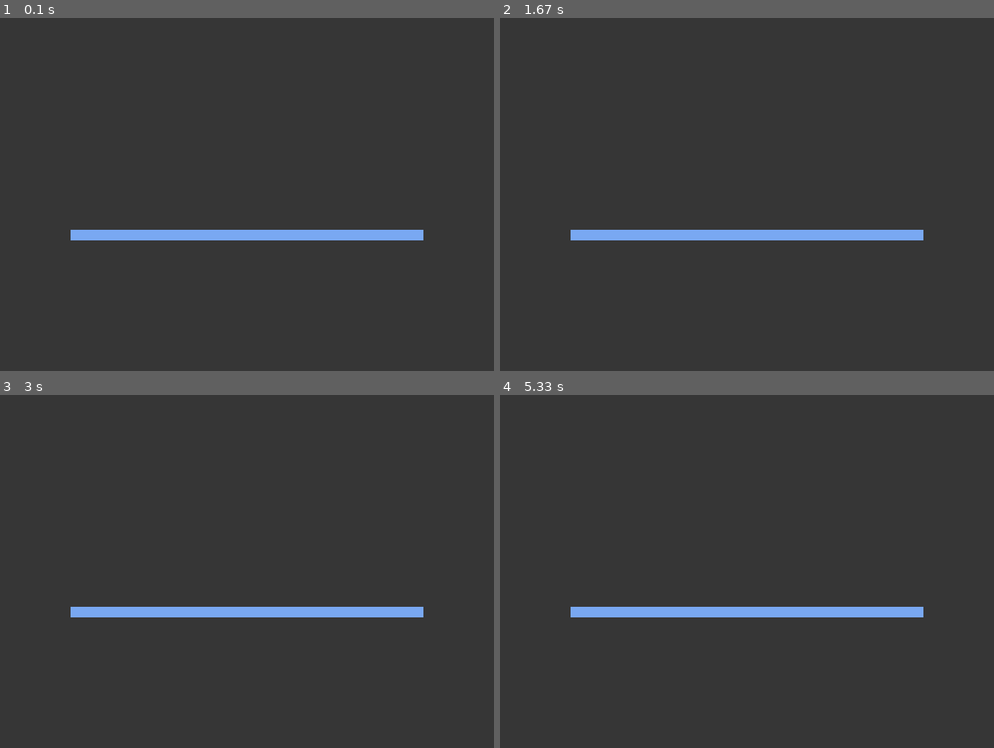
Above: before the commit, frames 1-4 (two rows, left to right).
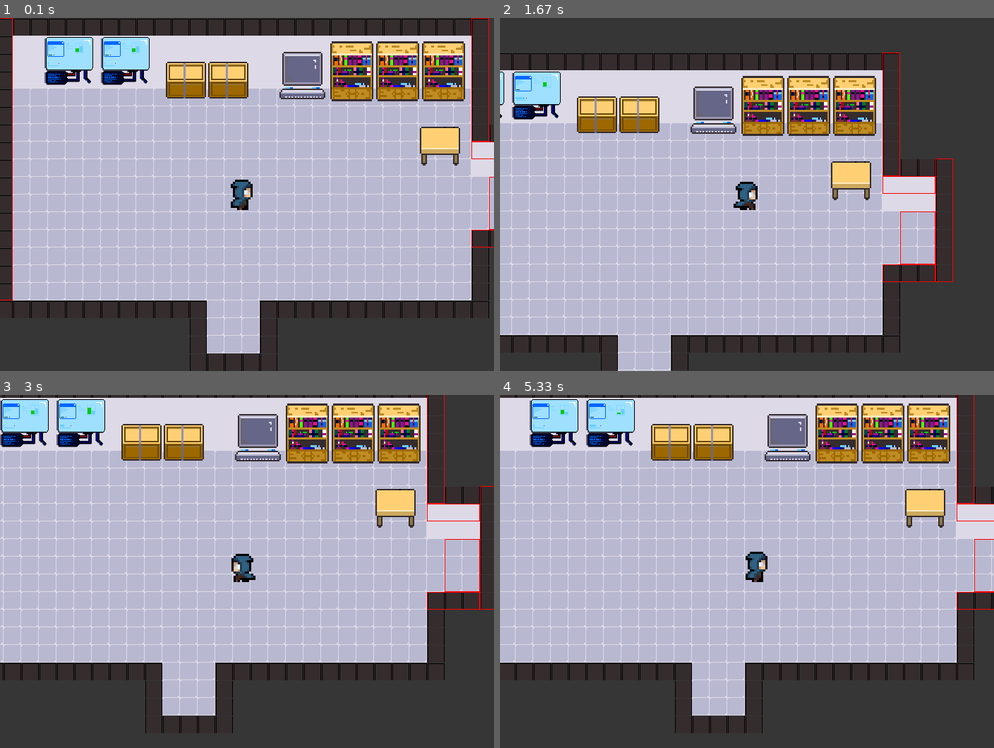
Above: after the commit, the same moments.

Repository: christVayds/pygame_project
Game: pygame game, started from main.py
Same seed, same stepped clock (60 frames per second), same inputs: the game is played once before the commit and once after it.
Inputs:
- Up to frame 1 (0.1 s): no input
- Up to frame 2 (1.67 s): tap S at 0.33 s; hold Right 0.67-1.13 s; hold Up 1.17-1.47 s; hold Right from 1.5 s (still down)
- Up to frame 3 (3 s): release Right at 1.97 s; hold Left 2-2.53 s; hold Down 2.57-2.87 s; hold Left from 2.9 s (still down)
- Up to frame 4 (5.33 s): release Left at 3.3 s; hold Up 3.33-3.7 s; hold Right 3.73-4.37 s; hold Down 4.4-4.77 s; hold Left 4.8-5.27 s; hold Right from 5.3 s (still down)

The runs differ from the first frame. In frame 1, 72% of the frame differs, in the area x 0-100%, y 0-100%; in frame 2, 61%; in frame 3, 68%; in frame 4, 72%.

Commit message:
fix the navigating from loading screen to in game screen

Diff:
--- a/loading.py
+++ b/loading.py
@@ -29,9 +29,10 @@
             for row in resourcesData:
                 self.resources.append(row)
 
-    def checkResources(self):
+    def checkResources(self, player):
         for path in self.resources:
             if self.loaded < self.rect.width:
                 if os.path.exists(f'{path[1]}/{path[0]}'):
-                    print(f'{path[1]}/{path[0]}')
                     self.loaded += self.count
+            else:
+                player.location = 'base'
--- a/main.py
+++ b/main.py
@@ -139,11 +139,13 @@
 
 # opening scene function / credits and loading
 def Opening():
+    global current
 
     window.fill((54, 54, 54))
 
     load.draw(window)
-    load.checkResources()
+    current = flow[2]
+    load.checkResources(player)
 
     pygame.display.flip()
 
